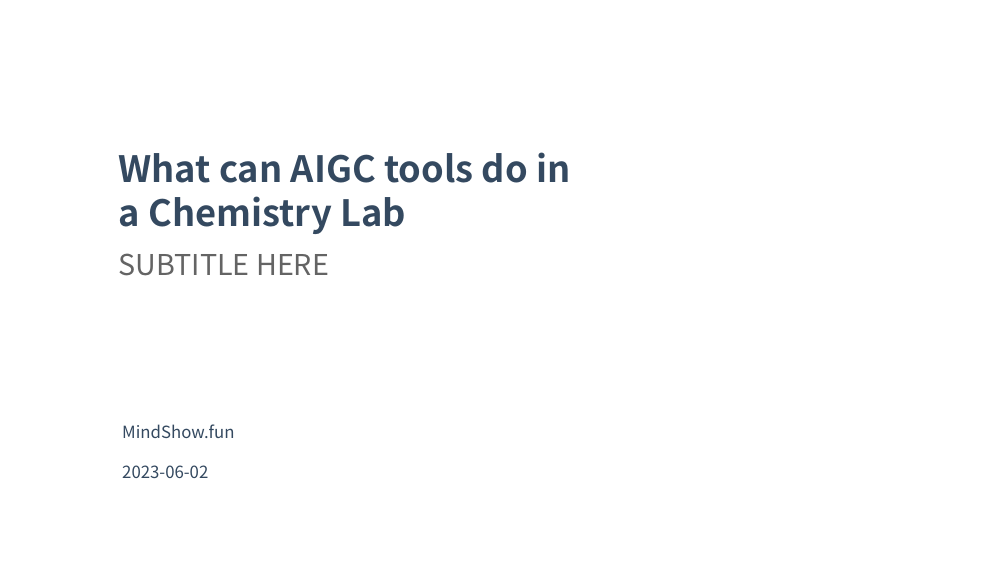
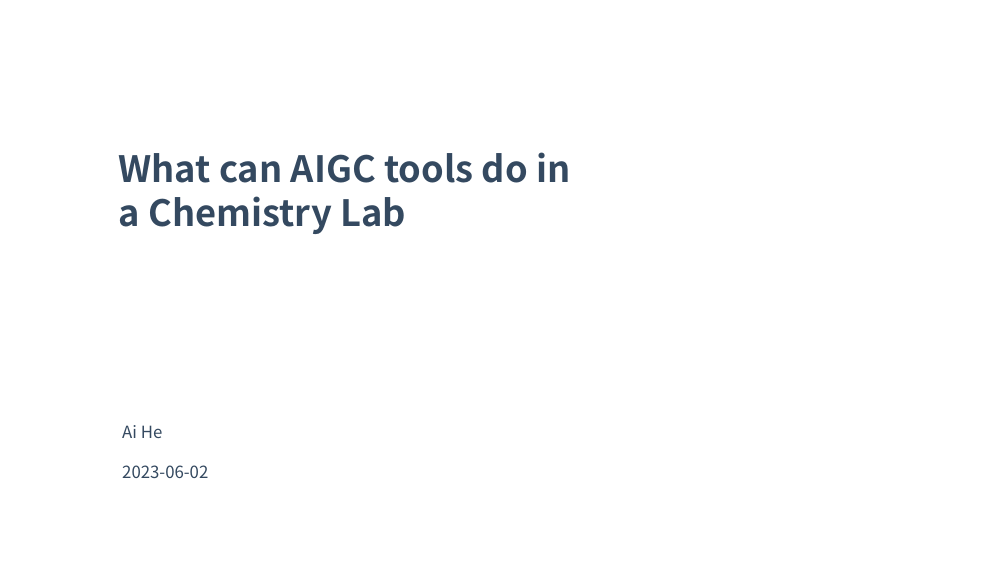
Before and after one commit to martian-yan/aigc_in_chemistry, a slide deck: slide 1 of What can AIGC tools do in a Chemistry Lab.pptx. Drawn at 1008x567 pixels with LibreOffice and Linux fonts; fonts in the diff are those of the drawing; background and template pictures are left out. Boxes give left, top, right and bottom in pixels: in the first picture for what was removed or moved away, otherwise in the second. Text is boxed around its words. In the diff, an @@ line names an element or a change of style, - is before the commit and + after.

```diff
--- a/What can AIGC tools do in a Chemistry Lab.pptx
+++ b/What can AIGC tools do in a Chemistry Lab.pptx
@@ text removed at (119, 253, 329, 276) @@
-SUBTITLE HERE
@@ text at (122, 425, 163, 438): text changed @@
-MindShow.fun
+Ai He
```
Also in this commit, not shown: 6 other slides changed, 1 slide added, 1 other file.
